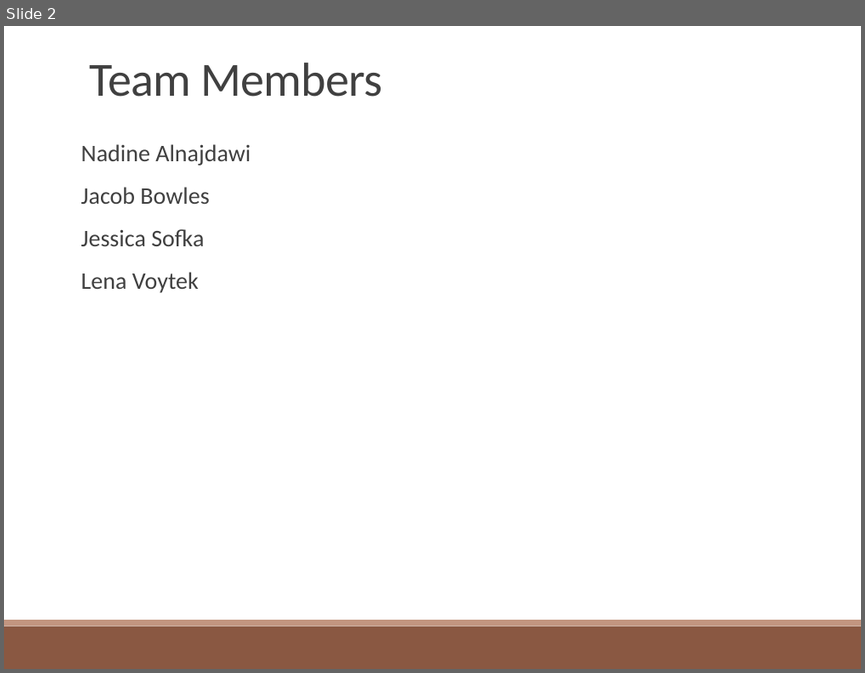
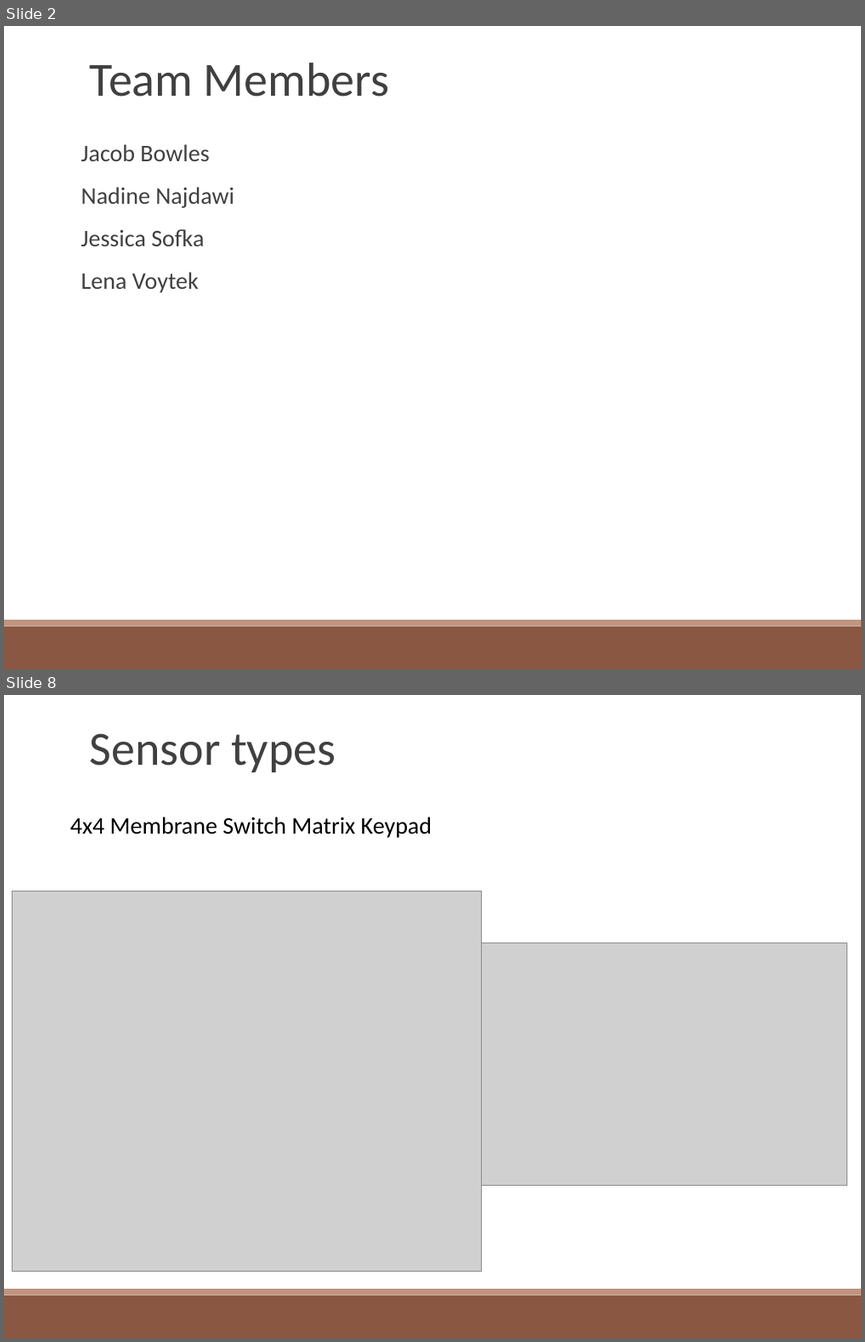
Before and after one commit to lvoytek/VoiceModulator, a slide deck: Proposal/FinalProposal.pptx. Shown one above the other, each under a label of ours: slide 2 before the commit, slides 2 and 8 after it; the slides between them are not shown. The pictures are 865x673 and 865x1342 pixels, drawn with LibreOffice and Linux fonts; fonts in the diff are those of the drawing; grey boxes stand for pictures. Boxes give left, top, right and bottom in pixels: in the first picture for what was removed or moved away, otherwise in the second. Text is boxed around its words. In the diff, an @@ line names an element or a change of style, - is before the commit and + after.

```diff
--- a/Proposal/FinalProposal.pptx
+++ b/Proposal/FinalProposal.pptx
@@ slide 8 added at (4, 695, 861, 1338), background #FFFFFF; not listed: 2 template elements that a slide beside it also shows @@
@@ text added at (90, 733, 336, 772), 40 pt, text #404040 @@
+Sensor types
@@ text added at (70, 817, 432, 838), 20 pt, text #000000 @@
+4x4 Membrane Switch Matrix Keypad
@@ picture added at (12, 891, 481, 1270) @@
@@ picture added at (481, 943, 846, 1185) @@
@@ slide 2 changed as well @@
@@ text "Team Members" at (90, 63, 389, 97): letter spacing -0.5 to 0 pt @@
@@ text at (81, 144, 250, 165): paragraph removed @@
-Nadine Alnajdawi
@@ text at (81, 144, 209, 293): less space between paragraphs @@
@@ text at (81, 187, 234, 208): paragraph added @@
+Nadine Najdawi
```
Also in this commit, not shown: 2 other slides changed, 7 other slides added, 4 slides removed.
